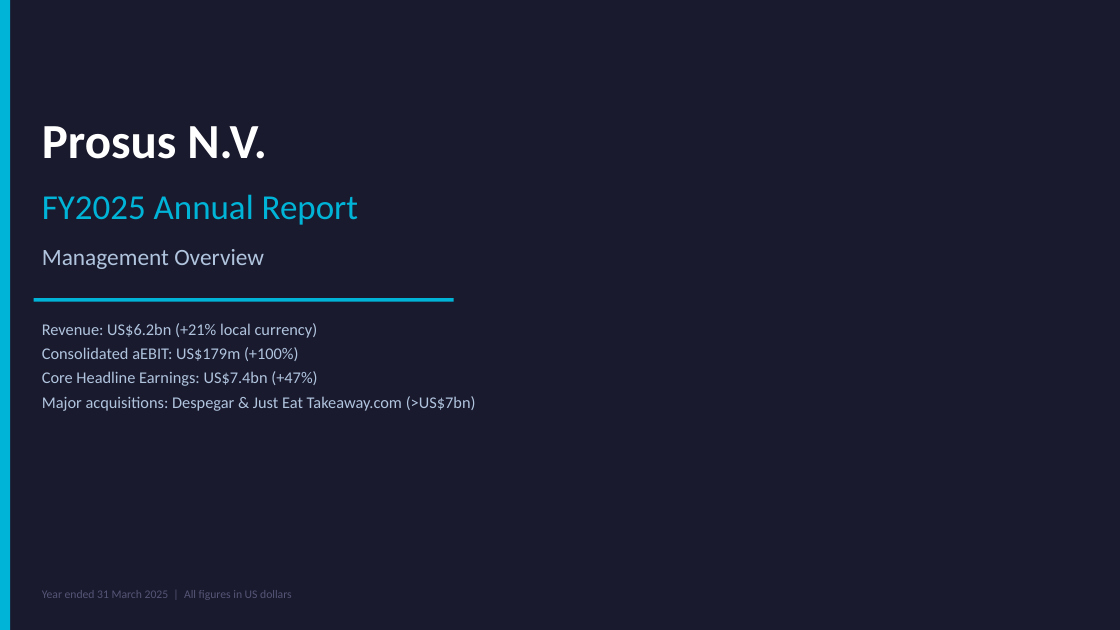
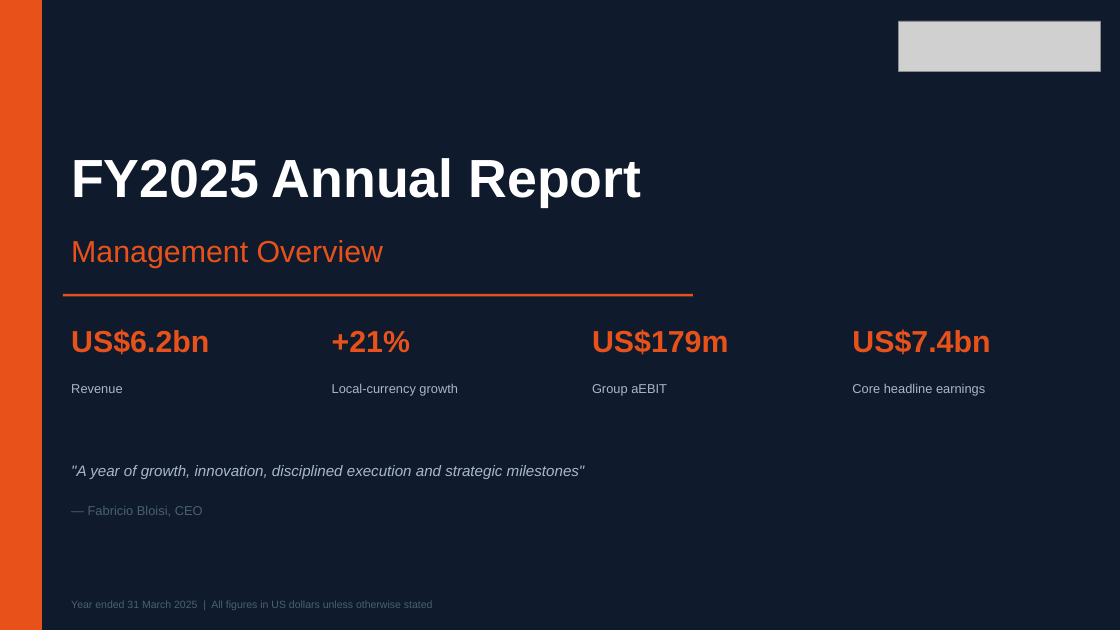
Before and after one commit to gerbenroffel/Everything-Claude-can-see, a slide deck: slide 1 of prosus_fy2025_overview.pptx. Drawn at 1120x630 pixels with LibreOffice and Linux fonts; fonts in the diff are those of the drawing; grey boxes stand for pictures. Boxes give left, top, right and bottom in pixels: in the first picture for what was removed or moved away, otherwise in the second. Text is boxed around its words. In the diff, an @@ line names an element or a change of style, - is before the commit and + after.

```diff
--- a/prosus_fy2025_overview.pptx
+++ b/prosus_fy2025_overview.pptx
@@ background #1A1A2E to #0F1B2D @@
@@ rectangle: place and size @@
-rectangle at (0,0,10,630)
+rectangle at (0,0,42,630)
@@ rectangle at (0,0,42,630): fill #00B4D8 to #E8521A @@
@@ picture added at (899,21,1101,71) @@
@@ text removed at (42,126,267,159) @@
-Prosus N.V.
@@ text "FY2025 Annual Report": place and size @@
-text "FY2025 Annual Report" at (42,194,358,225)
+text "FY2025 Annual Report" at (71,158,641,207)
@@ text "FY2025 Annual Report" at (71,158,641,207): size 30 to 46 pt, font Calibri to Arial, text colour #00B4D8 to #FFFFFF, bold on @@
@@ text "Management Overview": place and size @@
-text "Management Overview" at (42,249,264,269)
+text "Management Overview" at (71,240,383,268)
@@ text "Management Overview" at (71,240,383,268): size 20 to 26 pt, font Calibri to Arial, text colour #B0C4DE to #E8521A @@
@@ rectangle at (63,294,693,297): fill #00B4D8 to #E8521A @@
@@ rectangle: place and size @@
-rectangle at (34,298,454,302)
+rectangle at (63,294,693,297)
@@ text "US$6.2bn" at (71,329,209,355): vertical alignment top to middle @@
@@ text at (71,329,209,355): text changed; size 14 to 26 pt; font Calibri to Arial; text colour #B0C4DE to #E8521A; bold on @@
-Revenue: US$6.2bn (+21% local currency)
-Consolidated aEBIT: US$179m (+100%)
-Core Headline Earnings: US$7.4bn (+47%)
-Major acquisitions: Despegar & Just Eat Takeaway.com (>US$7bn)
+US$6.2bn
@@ text added at (592,329,729,355), 26 pt, text #E8521A, bold @@
+US$179m
@@ text added at (852,329,990,355), 26 pt, text #E8521A, bold @@
+US$7.4bn
@@ text added at (332,331,410,353), 26 pt, text #E8521A, bold @@
++21%
@@ text added at (71,384,122,393), 11 pt, text #A8B8C8 @@
+Revenue
@@ text added at (332,383,458,396), 11 pt, text #A8B8C8 @@
+Local-currency growth
@@ text added at (592,384,667,396), 11 pt, text #A8B8C8 @@
+Group aEBIT
@@ text added at (852,383,985,396), 11 pt, text #A8B8C8 @@
+Core headline earnings
@@ text added at (71,465,585,479), 13 pt, text #A8B8C8, italic @@
+"A year of growth, innovation, disciplined execution and strategic milestones"
@@ text added at (88,506,203,516), 11 pt, text #4A6070 @@
+— Fabricio Bloisi, CEO
@@ text at (71,601,433,610): text changed; size 10 to 9 pt; font Calibri to Arial; text colour #555577 to #4A6070 @@
-Year ended 31 March 2025 | All figures in US dollars
+Year ended 31 March 2025 | All figures in US dollars unless otherwise stated
```
Also in this commit, not shown: 3 other slides changed, 3 other files.
